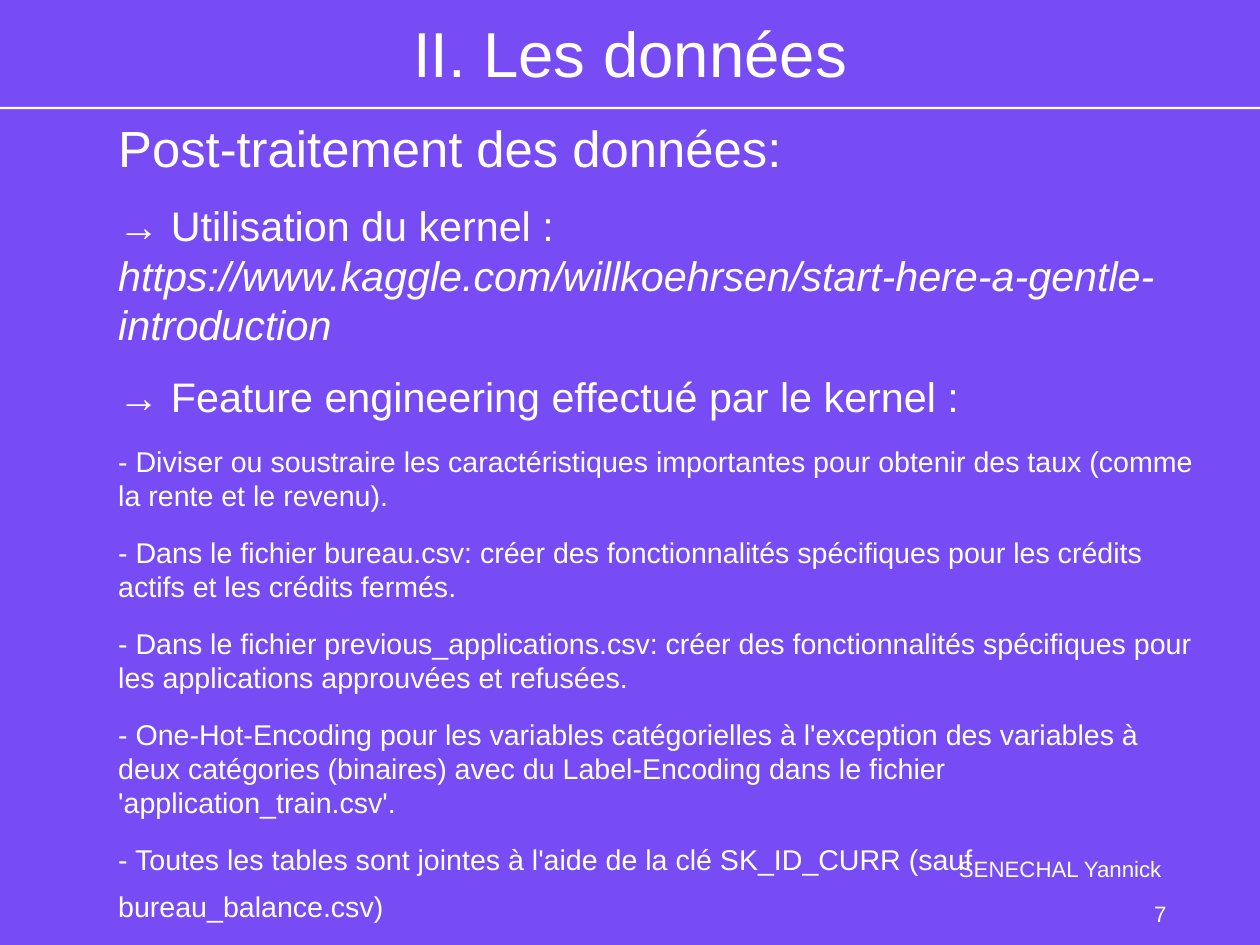
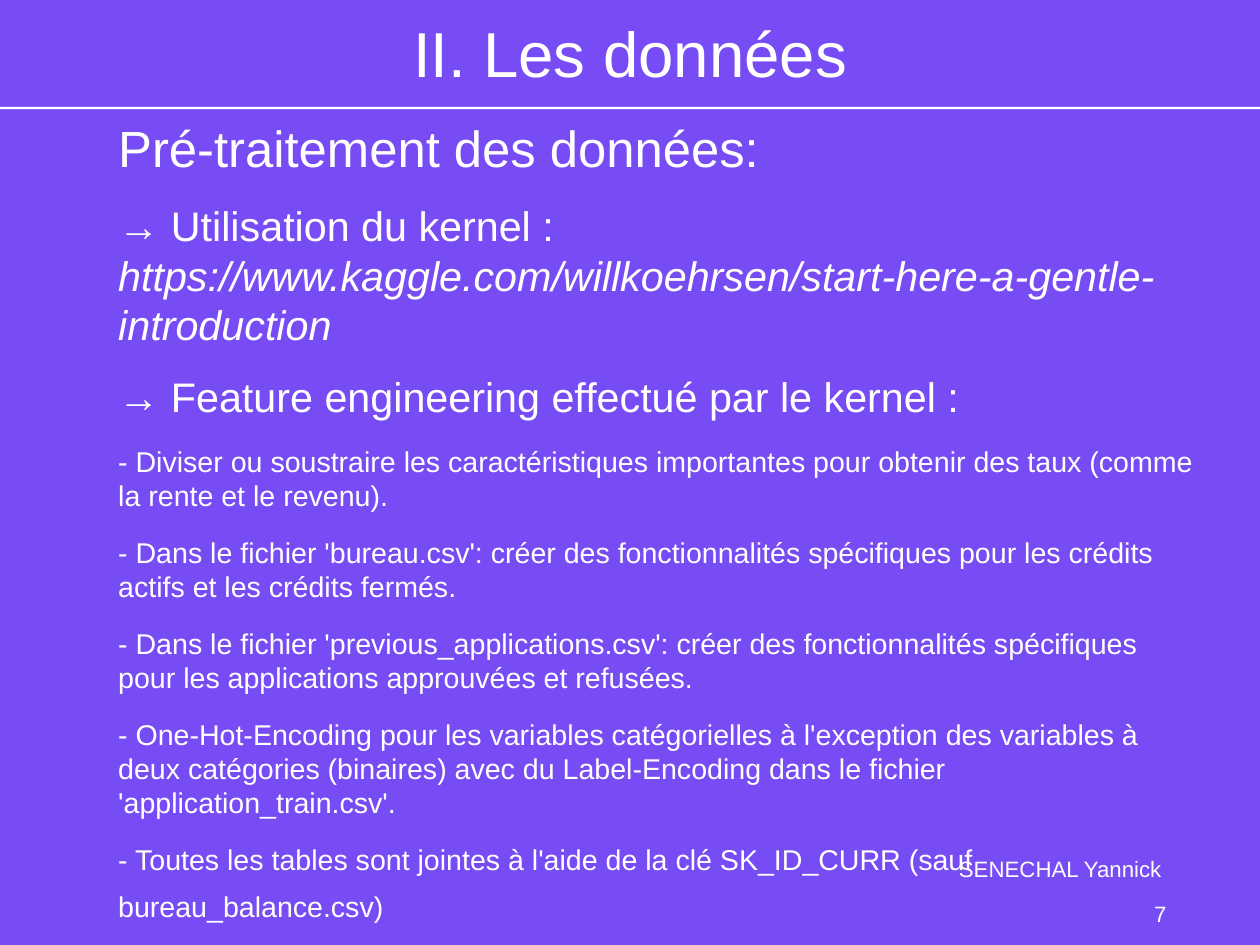
Before and after one commit to YannickSenechal29/OC_DS_Projet_7_SENECHAL_Yannick, a slide deck: slide 7 of P7_03_Support.odp. Drawn at 1260x945 pixels with LibreOffice and Linux fonts; fonts in the diff are those of the drawing; background and template pictures are left out. Boxes give left, top, right and bottom in pixels: in the first picture for what was removed or moved away, otherwise in the second. Text is boxed around its words. In the diff, an @@ line names an element or a change of style, - is before the commit and + after.

```diff
--- a/P7_03_Support.odp
+++ b/P7_03_Support.odp
@@ text at bbox=[118, 129, 759, 168]: text changed @@
-Post-traitement des données:
+Pré-traitement des données:
@@ text at bbox=[118, 542, 1153, 694]: text changed @@
-- Dans le fichier bureau.csv: créer des fonctionnalités spécifiques pour les crédits actifs et les crédits fermés.
-- Dans le fichier previous_applications.csv: créer des fonctionnalités spécifiques pour les applications approuvées et refusées.
+- Dans le fichier 'bureau.csv': créer des fonctionnalités spécifiques pour les crédits actifs et les crédits fermés.
+- Dans le fichier 'previous_applications.csv': créer des fonctionnalités spécifiques pour les applications approuvées et refusées.
```
Also in this commit, not shown: 10 other slides changed, 7 other files.
